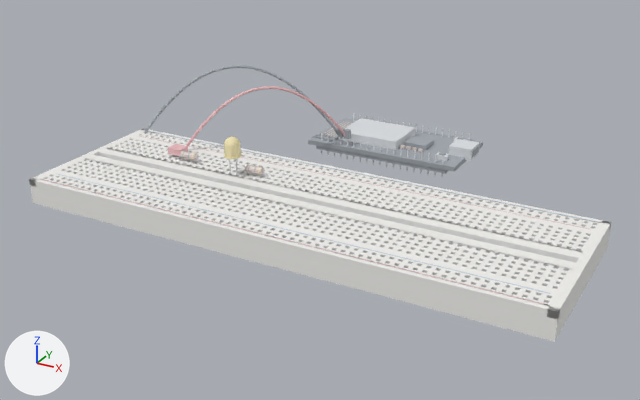
An edit to the glTF model mcp-server/physical_studio/bench/ready/night-light/step-6.glb, drawn before and after from the same camera.
Rendered twice from a 50 mm lens placed at (0.1194, -0.2074, 0.1127), pointed at (-0.0054, 0.0195, -0.0008). Lighting does not change. The marker at lower left points along +X, +Y and +Z. The older version comes first. Where no turn or scale is listed for an object, it has been applied to the vertices. Vertices at exactly the same position are counted once.

In view in the first picture: 'bb__mesh', 'uno__mesh', 'w_5v__mesh', 'w_gnd_rail__mesh' and 4 more.
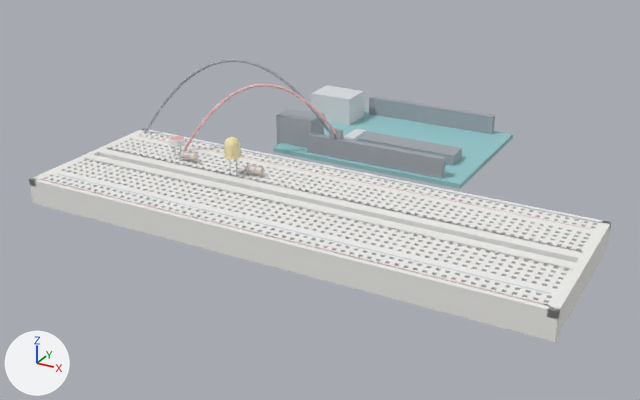
Patch to the scene script:
```diff
--- a/mcp-server/physical_studio/bench/ready/night-light/step-6.glb.py
+++ b/mcp-server/physical_studio/bench/ready/night-light/step-6.glb.py
@@ me_uno__mesh @@
 # used by ob_uno__mesh; location = (0.0, 0.0, 0.0)
-me_uno__mesh.from_pydata(...)  # 708 vertices, 1176 faces; spans x -0.0275..0.0297, y 0.051..0.079, z 0.0008..0.009
+me_uno__mesh.from_pydata(...)  # 56 vertices, 84 faces; spans x -0.038..0.0343, y 0.0383..0.0917, z 0.0038..0.0158
+# me_uno__mesh part 1: a new loose piece, a box spanning x -0.0343..0.0343, y 0.0383..0.0917, z 0.0042..0.0058, in mat_defaultmaterial_001
+# me_uno__mesh part 2: a new loose piece, a box spanning x -0.038..-0.022, y 0.072..0.084, z 0.0048..0.0158, in mat_defaultmaterial_001
+# me_uno__mesh part 3: a new loose piece, a box spanning x -0.036..-0.022, y 0.0435..0.0525, z 0.0048..0.0158, in mat_defaultmaterial_001
+# me_uno__mesh part 4: a new loose piece, a box spanning x -0.0085..0.0265, y 0.052..0.06, z 0.0058..0.0093, in mat_defaultmaterial_001
+# me_uno__mesh part 5: a new loose piece, a box spanning x -0.016..-0.012, y 0.056..0.066, z 0.0058..0.0074, in mat_defaultmaterial_001
+# me_uno__mesh part 6: a new loose piece, a box spanning x -0.0215..0.0275, y 0.0397..0.0422, z 0.0038..0.0123, in mat_defaultmaterial_001
+# me_uno__mesh part 7: a new loose piece, a box spanning x -0.0215..0.0275, y 0.0879..0.0904, z 0.0038..0.0123, in mat_defaultmaterial_001
+# me_uno__mesh part 8: 274 vertices removed from x -0.0275..0.0297, y 0.051..0.079, z 0.0008..0.009
+# other edits to the shape of me_uno__mesh do not show in these pictures
 me_uno__mesh.materials.append(mat_defaultmaterial_001)
@@ me_w_5v__mesh @@
 # used by ob_w_5v__mesh; location = (0.0, 0.0, 0.0)
-me_w_5v__mesh.from_pydata(...)  # 1009 vertices, 1932 faces; spans x -0.0563..-0.0118, y 0.0161..0.0534, z 0.0077..0.0287
+me_w_5v__mesh.from_pydata(...)  # 1009 vertices, 1932 faces; spans x -0.0563..-0.0088, y 0.016..0.0418, z 0.0078..0.0313
+# me_w_5v__mesh part 9: the loose piece of 1001 vertices spanning x -0.0563..-0.0123, y 0.0161..0.0529, z 0.0077..0.0287 is multiplied about its middle by the matrix ((0.95, 0.143, 0.0), (-0.221, 0.942, 0.0), (0.062, 0.036, 1.03)), then moved by (0.0015, -0.0058, 0.0023)
+# me_w_5v__mesh part 10: the loose piece of 8 vertices spanning x -0.0136..-0.0118, y 0.0516..0.0534, z 0.0085..0.0115 is moved by (0.003, -0.0116, 0.004)
 me_w_5v__mesh.materials.append(mat_defaultmaterial_007)
```

Where the change shows, as pixel boxes [x1, y1, x2, y2] in the pictures (640 x 400 px; the box of a moved part takes in the faces that stretch with it):
'uno__mesh', reshaped (37% wider, 62% taller): before [308, 114, 483, 178]; after [273, 85, 513, 189]
'w_5v__mesh', reshaped (10% taller): before [186, 86, 351, 147]; after [183, 84, 343, 151]
part 1 of me_uno__mesh, added (cyan): after [273, 110, 513, 189]
part 2 of me_uno__mesh, added: after [311, 85, 364, 125]
part 3 of me_uno__mesh, added: after [276, 108, 324, 148]
part 4 of me_uno__mesh, added: after [358, 132, 462, 166]
part 5 of me_uno__mesh, added: after [344, 128, 366, 141]
part 6 of me_uno__mesh, added: after [307, 132, 446, 179]
part 7 of me_uno__mesh, added: after [369, 96, 495, 134]
part 8 of me_uno__mesh, deleted: before [308, 117, 483, 174]
part 9 of me_w_5v__mesh, moved or reshaped: before [186, 86, 345, 147]; after [183, 84, 337, 151]
part 10 of me_w_5v__mesh, moved or reshaped: before [344, 129, 351, 139]; after [336, 129, 343, 140]
